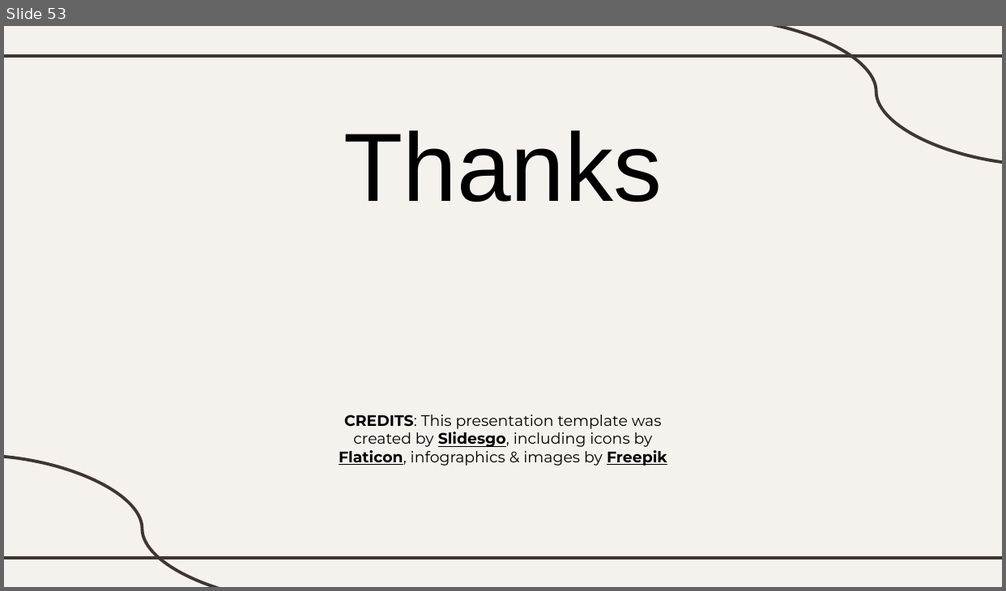
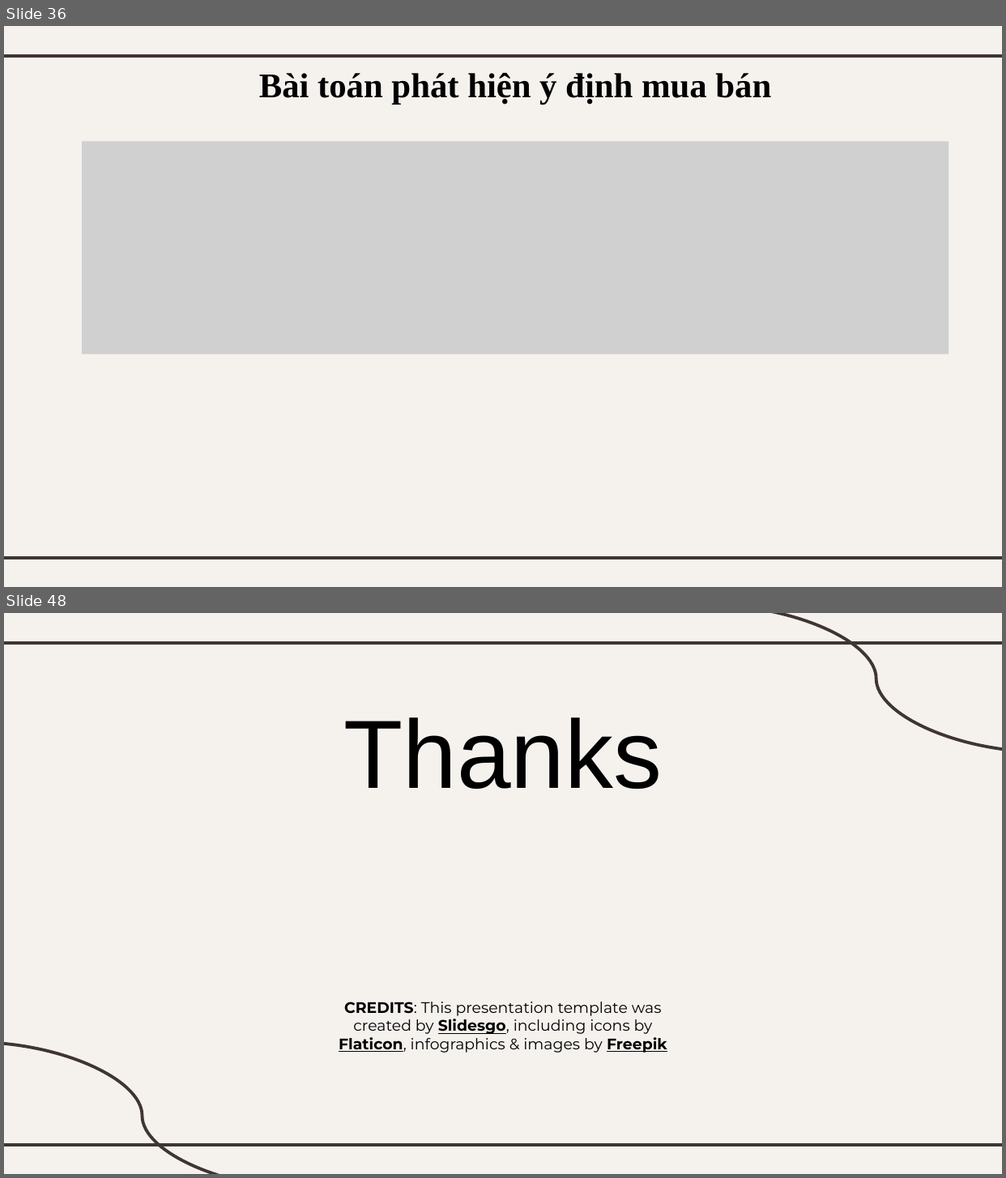
Before and after one commit to serifinal/Lifelong-ML-Naive-Bayes, a slide deck: slide.pptx. Shown one above the other, each under a label of ours: slide 53 before the commit, slides 36 and 48 after it; the slides between them are not shown. The pictures are 1006x591 and 1006x1178 pixels, drawn with LibreOffice and Linux fonts; fonts in the diff are those of the drawing; grey boxes stand for pictures. Boxes give left, top, right and bottom in pixels: in the first picture for what was removed or moved away, otherwise in the second. Text is boxed around its words. In the diff, an @@ line names an element or a change of style, - is before the commit and + after.

```diff
--- a/slide.pptx
+++ b/slide.pptx
@@ slide 36 added at (4, 26, 1002, 587), background #F5F2EE; not listed: 2 template elements that a slide beside it also shows @@
@@ title added at (259, 73, 771, 105), 25 pt, text #000000, bold @@
+Bài toán phát hiện ý định mua bán
@@ picture added at (82, 142, 949, 354) @@
@@ what was slide 53 is now slide 48 @@
```
Also in this commit, not shown: 10 slides changed, 8 other slides added, 14 slides removed, 1 other file.
